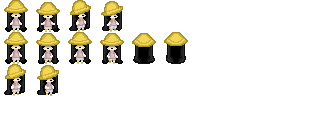
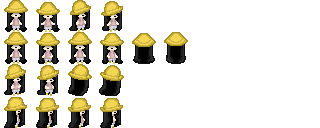
Layered file, before and after one edit (w=320, h=128). Changes by layer:
added group "Diagonal Up" with 2 layers in group "Map Walk" over [68, 64, 124, 96]
added layer "mc_map_walk_diagonal_2" in group "Diagonal Up" over [99, 65, 124, 96]
added layer "mc_map_walk_diagonal_1" in group "Diagonal Up" over [68, 64, 92, 96]
added group "Side" (1st of 2, in "Map Walk") with 2 layers in group "Map Walk" over [68, 98, 123, 128]
added layer "mc_map_side_walk_2" in group "Side" over [100, 98, 123, 128]
added layer "mc_map_side_walk_1" in group "Side" over [68, 98, 91, 128]
added group "Side" (2nd of 2, in "Map Idle") with 2 layers in group "Map Idle" over [4, 97, 59, 128]
added layer "mc_map_idle_side_2" in group "Side" over [36, 98, 59, 128]
added layer "mc_map_idle_side_1" in group "Side" over [4, 97, 27, 128]
painted on "mc_map_idle_right_1" over [73, 6, 88, 13]
